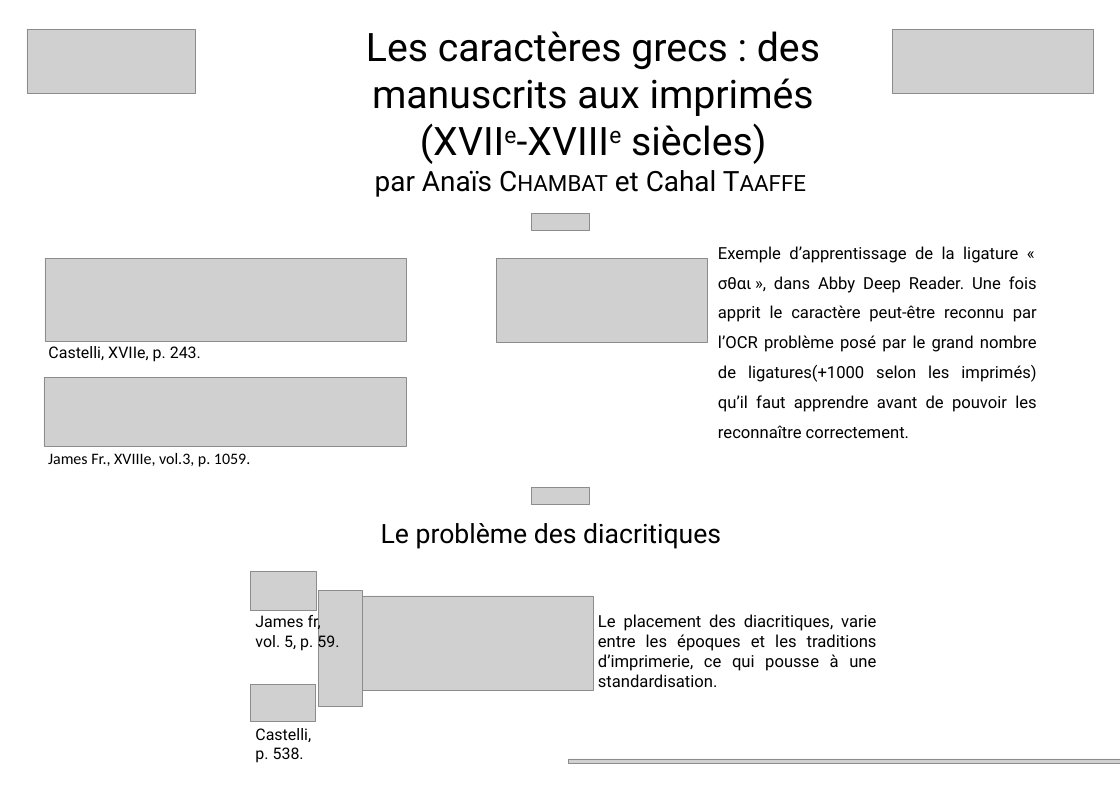
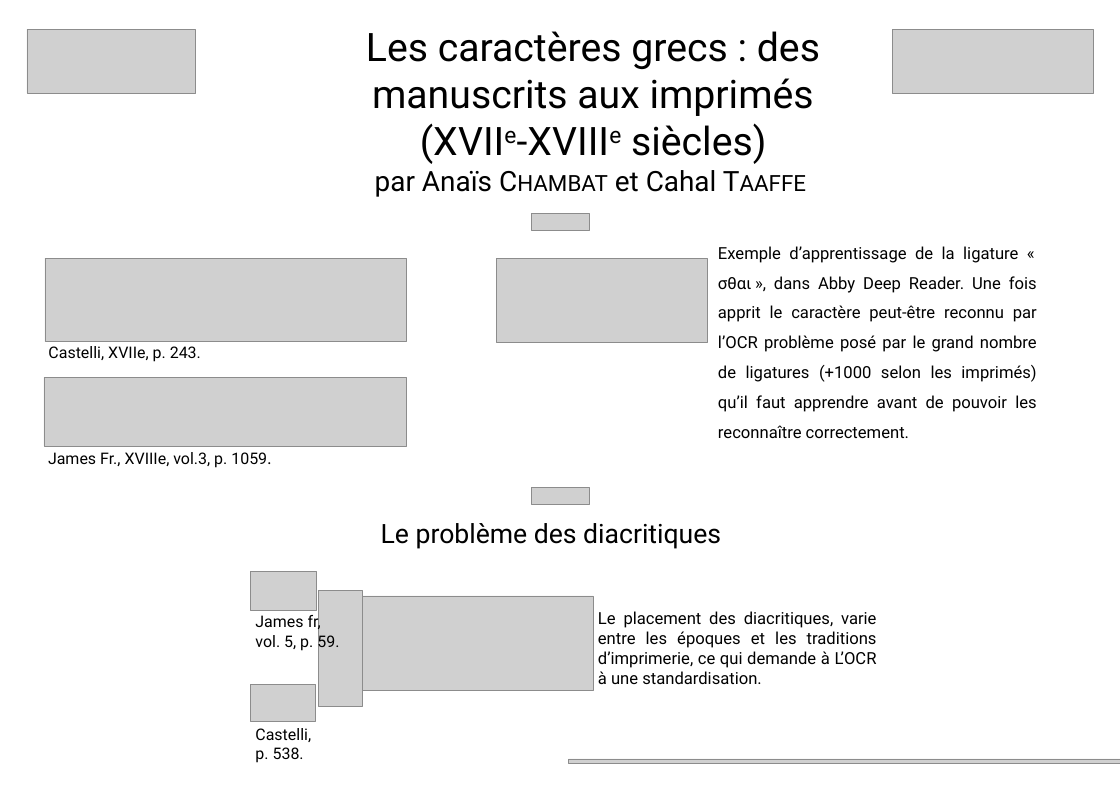
Before and after one commit to biusante/medict-xml, a slide deck: slide 1 of JE/Du papier au numérique la gestion des caractères grecs ligaturés_v3horizon.pptx. Drawn at 1120x792 pixels with LibreOffice and Linux fonts; fonts in the diff are those of the drawing; grey boxes stand for pictures. Boxes give left, top, right and bottom in pixels: in the first picture for what was removed or moved away, otherwise in the second. Text is boxed around its words. In the diff, an @@ line names an element or a change of style, - is before the commit and + after.

```diff
--- a/JE/Du papier au numérique la gestion des caractères grecs ligaturés_v3horizon.pptx
+++ b/JE/Du papier au numérique la gestion des caractères grecs ligaturés_v3horizon.pptx
@@ text at bbox=[718, 246, 1037, 438]: spaces changed @@
-Exemple d’apprentissage de la ligature « σθαι », dans Abby Deep Reader. Une fois apprit le caractère peut-être reconnu par l’OCR problème posé par le grand nombre de ligatures(+1000 selon les imprimés) qu’il faut apprendre avant de pouvoir les reconnaître correctement.
+Exemple d’apprentissage de la ligature « σθαι », dans Abby Deep Reader. Une fois apprit le caractère peut-être reconnu par l’OCR problème posé par le grand nombre de ligatures (+1000 selon les imprimés) qu’il faut apprendre avant de pouvoir les reconnaître correctement.
@@ text "James Fr., XVIIIe, vol.3, p. ..." at bbox=[48, 452, 271, 468]: font Calibri to Roboto @@
@@ text at bbox=[598, 611, 877, 684]: text changed @@
-Le placement des diacritiques, varie entre les époques et les traditions d’imprimerie, ce qui pousse à une standardisation.
+Le placement des diacritiques, varie entre les époques et les traditions d’imprimerie, ce qui demande à L’OCR à une standardisation.
```
